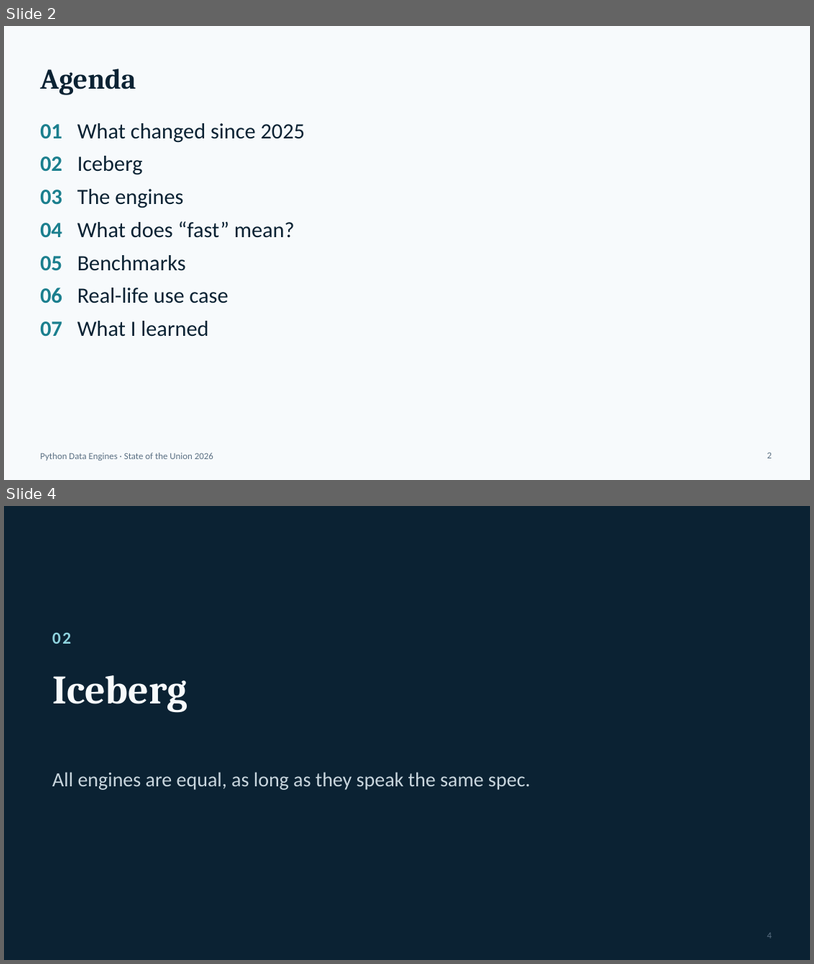
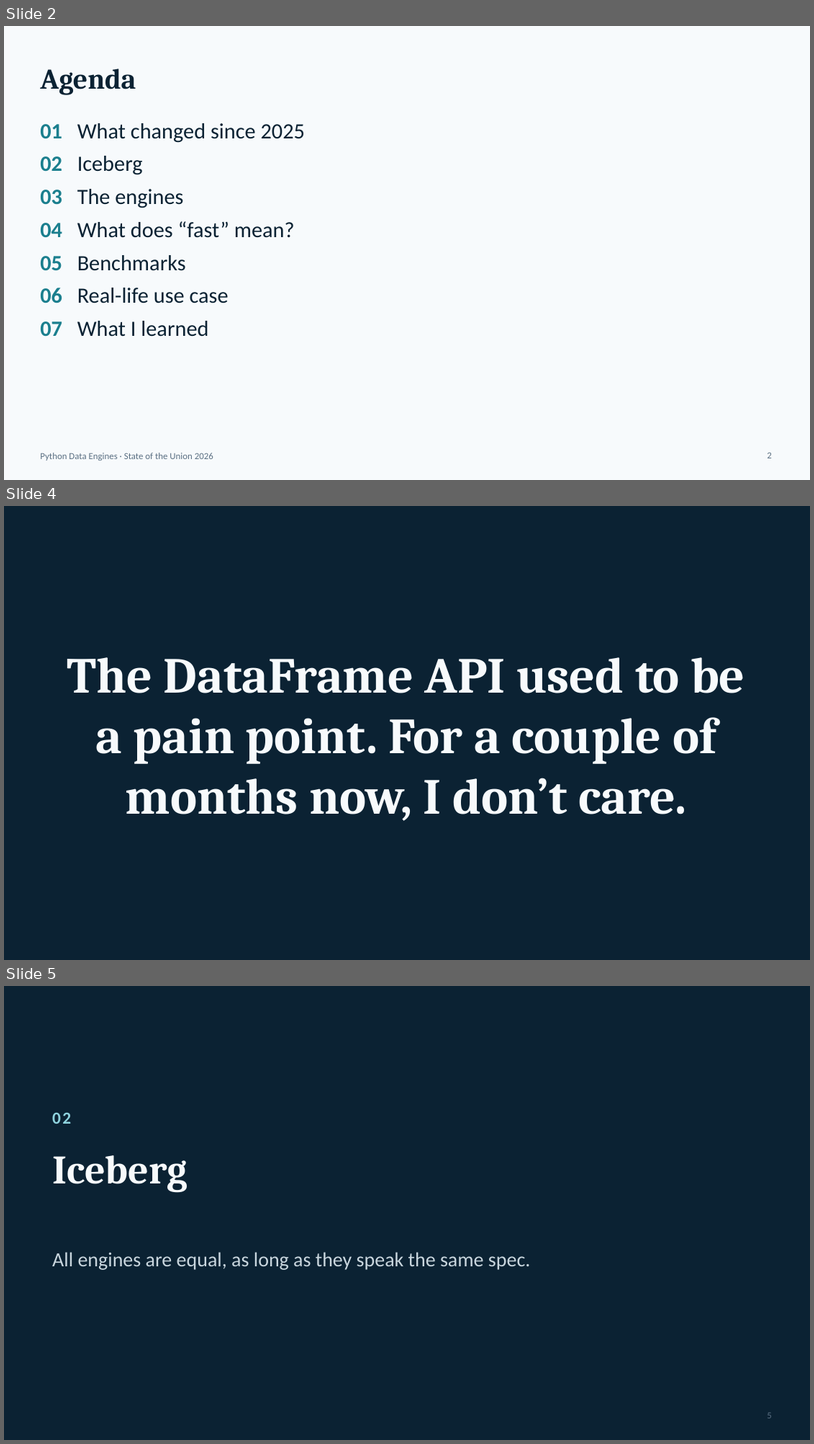
Before and after one commit to djouallah/presentations, a slide deck: python-engine/state-of-the-union-python-engines-2026.pptx. Shown one above the other, each under a label of ours: slides 2 and 4 before the commit, slides 2, 4 and 5 after it; the slides between them are not shown. The pictures are 814x964 and 814x1444 pixels, drawn with LibreOffice and Linux fonts; fonts in the diff are those of the drawing. Boxes give left, top, right and bottom in pixels: in the first picture for what was removed or moved away, otherwise in the second. Text is boxed around its words. In the diff, an @@ line names an element or a change of style, - is before the commit and + after.

```diff
--- a/python-engine/state-of-the-union-python-engines-2026.pptx
+++ b/python-engine/state-of-the-union-python-engines-2026.pptx
@@ slide 4 added at (4, 506, 810, 960), background #0B2233 @@
@@ title added at (67, 657, 746, 821), 60 pt, text #F7FAFC, bold @@
+The DataFrame API used to be a pain point. For a couple of months now, I don’t care.
@@ what was slide 4 is now slide 5 @@
@@ page number at (767, 1412, 772, 1418): text changed @@
-4
+5
```
Also in this commit, not shown: 2 slides changed, 1 slide removed, 2 other files.
